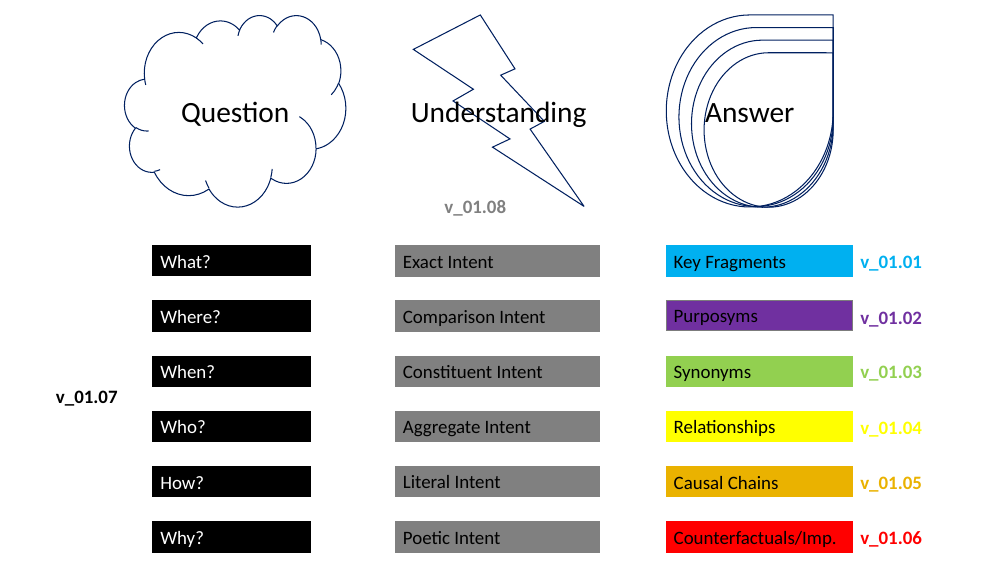
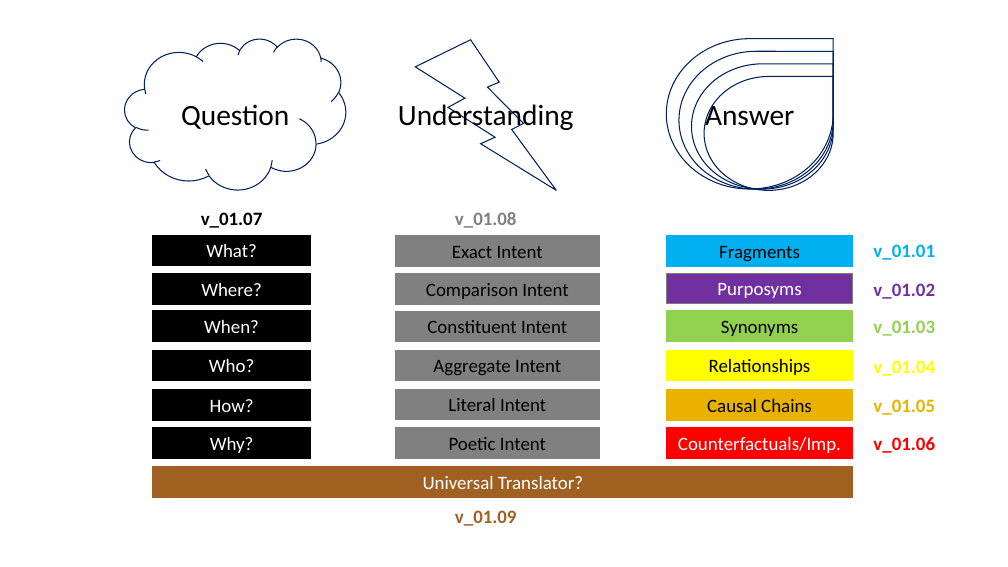
Before and after one commit to Scarlett-Pimpernell/Obsidian-Anchor-Database, a slide deck: slide 1 of Obsidian_Plan_Phase_01.pptx. Drawn at 1008x567 pixels with LibreOffice and Linux fonts; fonts in the diff are those of the drawing. Boxes give left, top, right and bottom in pixels: in the first picture for what was removed or moved away, otherwise in the second. Text is boxed around its words. In the diff, an @@ line names an element or a change of style, - is before the commit and + after.

```diff
--- a/Obsidian_Plan_Phase_01.pptx
+++ b/Obsidian_Plan_Phase_01.pptx
@@ cloud resized from (x1=125, y1=15, x2=346, y2=206) to (x1=125, y1=39, x2=346, y2=190) @@
@@ lightning bolt resized from (x1=414, y1=15, x2=585, y2=206) to (x1=415, y1=40, x2=557, y2=191) @@
@@ teardrop resized from (x1=666, y1=15, x2=833, y2=207) to (x1=666, y1=39, x2=833, y2=189) @@
@@ teardrop resized from (x1=679, y1=27, x2=833, y2=206) to (x1=679, y1=51, x2=833, y2=189) @@
@@ teardrop resized from (x1=692, y1=40, x2=833, y2=207) to (x1=692, y1=64, x2=833, y2=189) @@
@@ teardrop resized from (x1=704, y1=53, x2=833, y2=207) to (x1=704, y1=76, x2=833, y2=191) @@
@@ text "Understanding" moved from (x1=411, y1=98, x2=587, y2=130) to (x1=398, y1=101, x2=574, y2=133) @@
@@ alignment left to centre in 23 elements at (x1=395, y1=236, x2=599, y2=266), (x1=153, y1=235, x2=310, y2=265), (x1=873, y1=244, x2=935, y2=260), (x1=153, y1=274, x2=310, y2=304), (x1=395, y1=274, x2=599, y2=304), (x1=873, y1=283, x2=935, y2=299), (x1=455, y1=212, x2=517, y2=228), (x1=395, y1=312, x2=599, y2=342), (x1=666, y1=311, x2=853, y2=341), (x1=153, y1=311, x2=310, y2=341), (x1=873, y1=320, x2=935, y2=336), (x1=873, y1=360, x2=935, y2=376), (x1=153, y1=350, x2=310, y2=380), (x1=395, y1=350, x2=599, y2=380), (x1=666, y1=350, x2=853, y2=380), (x1=395, y1=389, x2=599, y2=420), (x1=666, y1=389, x2=853, y2=420), (x1=153, y1=389, x2=310, y2=420), (x1=873, y1=399, x2=935, y2=415), (x1=395, y1=428, x2=599, y2=458), (x1=153, y1=428, x2=310, y2=458), (x1=873, y1=437, x2=935, y2=453), (x1=201, y1=212, x2=263, y2=228) @@
@@ text "v_01.07" moved from (x1=56, y1=390, x2=118, y2=406) to (x1=201, y1=212, x2=263, y2=228) @@
@@ text "v_01.08" moved from (x1=444, y1=200, x2=506, y2=216) to (x1=455, y1=212, x2=517, y2=228) @@
@@ 3 rectangles, 1 text moved together from (x1=153, y1=246, x2=922, y2=276) to (x1=153, y1=235, x2=935, y2=266) @@
@@ text in rectangle at (x1=719, y1=246, x2=800, y2=262): text changed @@
-Key Fragments
+Fragments
@@ 3 rectangles moved together from (x1=153, y1=300, x2=853, y2=331) to (x1=153, y1=274, x2=853, y2=304) @@
@@ rectangle "Purposyms" at (x1=666, y1=274, x2=853, y2=304): text colour #000000 to #FFFFFF; alignment left to centre @@
@@ text "v_01.02" moved from (x1=860, y1=311, x2=922, y2=327) to (x1=873, y1=283, x2=935, y2=299) @@
@@ 3 rectangles, 1 text moved together from (x1=153, y1=356, x2=922, y2=386) to (x1=153, y1=311, x2=935, y2=342) @@
@@ 3 rectangles, 1 text moved together from (x1=153, y1=411, x2=922, y2=442) to (x1=153, y1=350, x2=935, y2=380) @@
@@ rectangle "How?" moved from (x1=153, y1=467, x2=310, y2=497) to (x1=153, y1=389, x2=310, y2=420) @@
@@ rectangle "Literal Intent" moved from (x1=395, y1=466, x2=599, y2=496) to (x1=395, y1=389, x2=599, y2=420) @@
@@ rectangle "Causal Chains" moved from (x1=666, y1=467, x2=853, y2=497) to (x1=666, y1=389, x2=853, y2=420) @@
@@ text "v_01.05" moved from (x1=860, y1=476, x2=922, y2=492) to (x1=873, y1=399, x2=935, y2=415) @@
@@ rectangle "Counterfactuals/Imp." at (x1=666, y1=428, x2=853, y2=458): text colour #000000 to #FFFFFF; alignment left to centre @@
@@ 3 rectangles, 1 text moved together from (x1=153, y1=522, x2=922, y2=552) to (x1=153, y1=428, x2=935, y2=458) @@
@@ rectangle added at (x1=153, y1=467, x2=853, y2=497), fill #9F6021, outline #9F6021 0.75 pt, 18 pt, text #FFFFFF @@
+Universal Translator?
@@ text added at (x1=455, y1=510, x2=517, y2=526), 18 pt, text #9F6021, bold @@
+v_01.09
```
